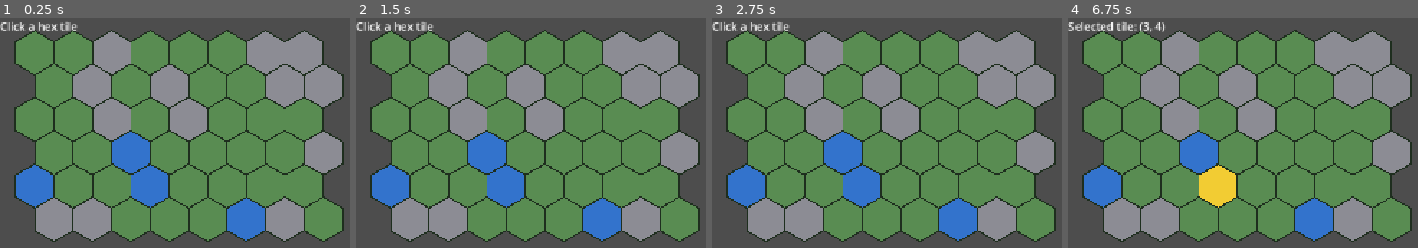
Above: before the commit, frames 1-4 (left to right).
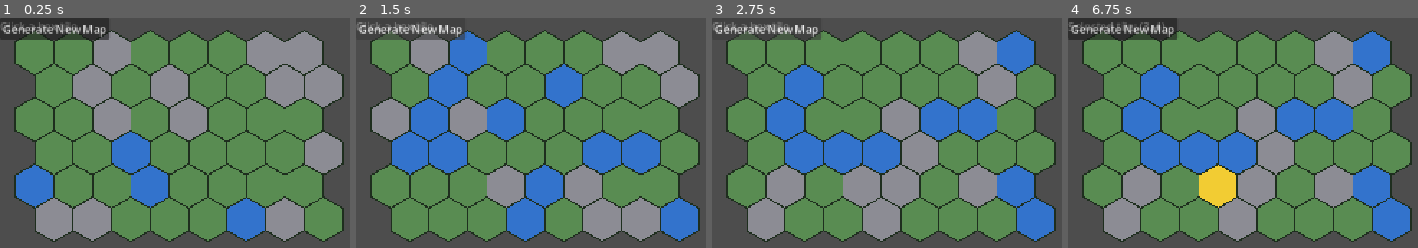
Above: after the commit, the same moments.

Repository: Chrisbinish/MapsApart
Game: Godot game, scene res://MapsApart/Scenes/App/Main.tscn
Same seed, same stepped clock (60 frames per second), same inputs: the game is played once before the commit and once after it.
Inputs (mouse positions are in pixels of both pictures, inside the frame that each line leads up to):
- Up to frame 1 (0.25 s): no input
- Up to frame 2 (1.5 s): click (412, 29) at 0.5 s, where only the run after the commit has a clickable "Generate New Map"; click (412, 29) at 1.25 s, where only the run after the commit has a clickable "Generate New Map"
- Up to frame 3 (2.75 s): click (768, 29) at 2 s, where only the run after the commit has a clickable "Generate New Map"
- Up to frame 4 (6.75 s): tap A every 0.75 s from 2.75 to 6.5 s; move the mouse to (outside the picture) at 2.77 s; click (outside the picture) at 2.92 s; move the mouse to (outside the picture) at 3.52 s; click (outside the picture) at 3.67 s; move the mouse to (outside the picture) at 4.27 s; click (outside the picture) at 4.42 s; move the mouse to (outside the picture) at 5.02 s; click (outside the picture) at 5.17 s; move the mouse to (outside the picture) at 5.77 s; click (outside the picture) at 5.92 s; move the mouse to (1229, 174) at 6.52 s; click (1229, 174) at 6.67 s

The runs differ from the first frame. In frame 1, 2.6% of the frame differs, in the area x 0-32%, y 0-10%; in frame 2, 38%, in the area x 0-98%, y 1-97%; in frame 3, 37%; in frame 4, 37%.

Commit message:
Add button for generating new maps

Diff:
--- a/MapsApart/Scenes/App/Main.tscn
+++ b/MapsApart/Scenes/App/Main.tscn
@@ -12,3 +12,9 @@
 offset_bottom = 23.0
 text = "Click a hex tile
 "
+
+[node name="NewMapButton" type="Button" parent="." unique_id=649060142]
+offset_right = 8.0
+offset_bottom = 8.0
+text = "Generate New Map
+"
--- a/MapsApart/Scripts/World/hex_map_renderer.gd
+++ b/MapsApart/Scripts/World/hex_map_renderer.gd
@@ -8,12 +8,19 @@
 var selected_tile: Vector2i = Vector2i(-1, -1)
 
 @onready var tile_info_label: Label = $"../TileInfoLabel"
+@onready var new_map_button: Button = $"../NewMapButton"
 
 func _ready() -> void:
 	hex_map = HexMap.new()
 	hex_map.generate_map(8, 6)
+	new_map_button.pressed.connect(generate_new_map)
 	queue_redraw()
 
+func generate_new_map() -> void:
+	hex_map.map_seed += 1
+	hex_map.generate_map(8, 6)
+	selected_tile = Vector2i(-1, -1)
+	queue_redraw()
 
 func _draw() -> void:
 	if hex_map == null:
